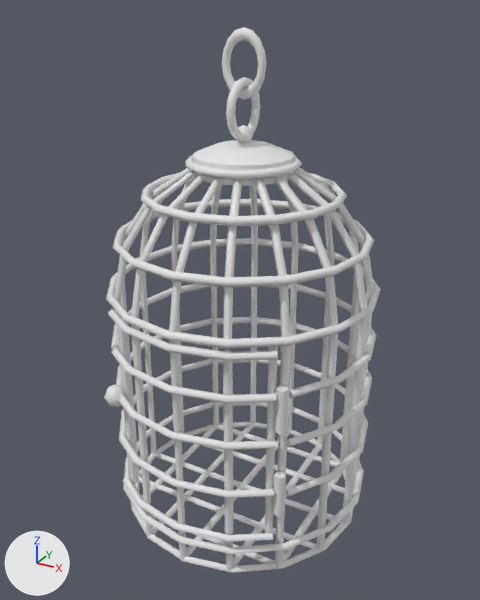
Before and after pictures for a commit that changed the FBX model JN2018.3/Assets/Props/Cage.FBX.
One viewpoint serves both versions: a 50 mm camera at (0.353, -0.65, 0.604) aimed at (-0.001, -0.006, 0.282). Lighting does not change. The marker at lower left points along +X, +Y and +Z. Where no turn or scale is listed for an object, it has been applied to the vertices. Vertices at the same position are counted once.

In view in the first picture: 'Cage', 'CagePorte', 'Chainons'.
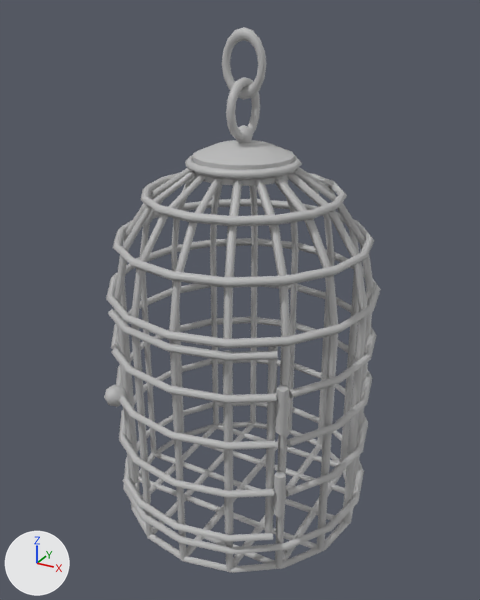
Location of each change, (x1, y1, x2, y2) in pixels of the pictures (480 x 600 px):
```json
{"object": "CagePorte", "change": "recoloured", "before": [104, 309, 289, 542], "after": [104, 309, 289, 542], "on screen": "white to grey"}
{"part": 1, "of": "me_mesh_002", "change": "cut back", "before": [222, 27, 266, 100], "after": [222, 27, 266, 100]}
{"part": 2, "of": "me_mesh", "change": "recoloured", "before": [153, 125, 333, 511], "after": [153, 125, 333, 511], "on screen": "white to grey"}
```

The change, as JSON lines over the scene's bpy script:
```json
{"op": "add", "block": "mat_lambert1", "code": ["mat_lambert1 = principled_material('lambert1')", "mat_lambert1.base_color = (0.5, 0.5, 0.5)  # grey #bcbcbc"]}
{"block": "me_mesh_001", "where": "me_mesh_001.from_pydata(...)  # 186 vertices, 166 faces; spans x -22.7..0.7, y -4.9..0.7, z -3.8..20.6"}
{"op": "add", "block": "me_mesh_001", "code": "me_mesh_001.materials.append(mat_lambert1)  # grey #bcbcbc"}
{"block": "me_mesh", "where": "# used by ob_cage; location = (0.0, 0.0, 0.0); scale = (0.01, 0.01, 0.01)"}
{"op": "remove", "block": "me_mesh", "code": "me_mesh.from_pydata(...)  # 1276 vertices, 2310 faces; spans x -16.2..16.3, y -16.3..16.2, z -0.5..53.7"}
{"op": "add", "block": "me_mesh", "code": "me_mesh.from_pydata(...)  # 1224 vertices, 1152 faces; spans x -16.2..16.3, y -16.3..16.2, z -0.5..53.7"}
{"block": "me_mesh", "change": "me_mesh part 2: 58 faces spanning x -15.0..15.0, y -7.9..7.9, z -0.5..48.8 switch from no material to mat_lambert1 (grey #bcbcbc)"}
{"block": "me_mesh_002", "where": "# used by ob_chainons; location = (0.0, 0.0, 0.55)"}
{"op": "remove", "block": "me_mesh_002", "code": "me_mesh_002.from_pydata(...)  # 128 vertices, 256 faces; spans x -0.0263..0.0263, y -0.0045..0.0045, z -0.0359..0.0359"}
{"op": "add", "block": "me_mesh_002", "code": "me_mesh_002.from_pydata(...)  # 128 vertices, 128 faces; spans x -0.0263..0.0263, y -0.0045..0.0045, z -0.0359..0.0359"}
{"block": "me_mesh_002", "change": "me_mesh_002 part 1"}
{"block": "me_mesh_002", "change": "256 faces are deleted"}
{"block": "me_mesh_002", "change": "128 new faces join them"}
{"op": "add", "block": "me_mesh_002", "code": "me_mesh_002.materials.append(mat_lambert1)  # grey #bcbcbc"}
```
